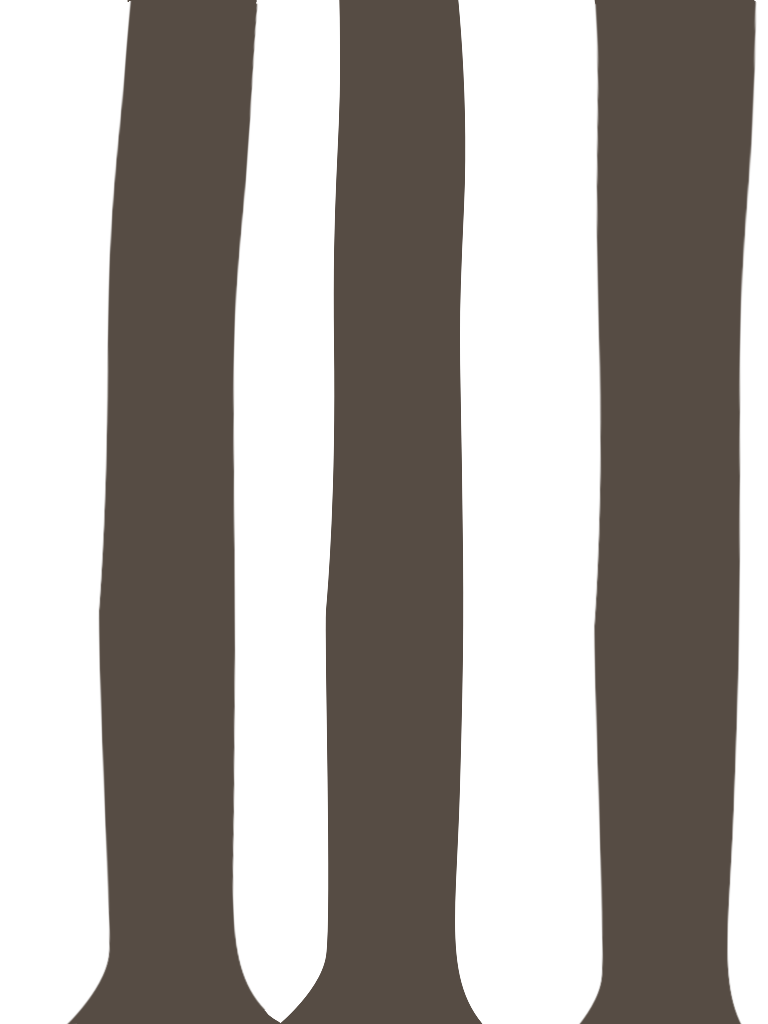
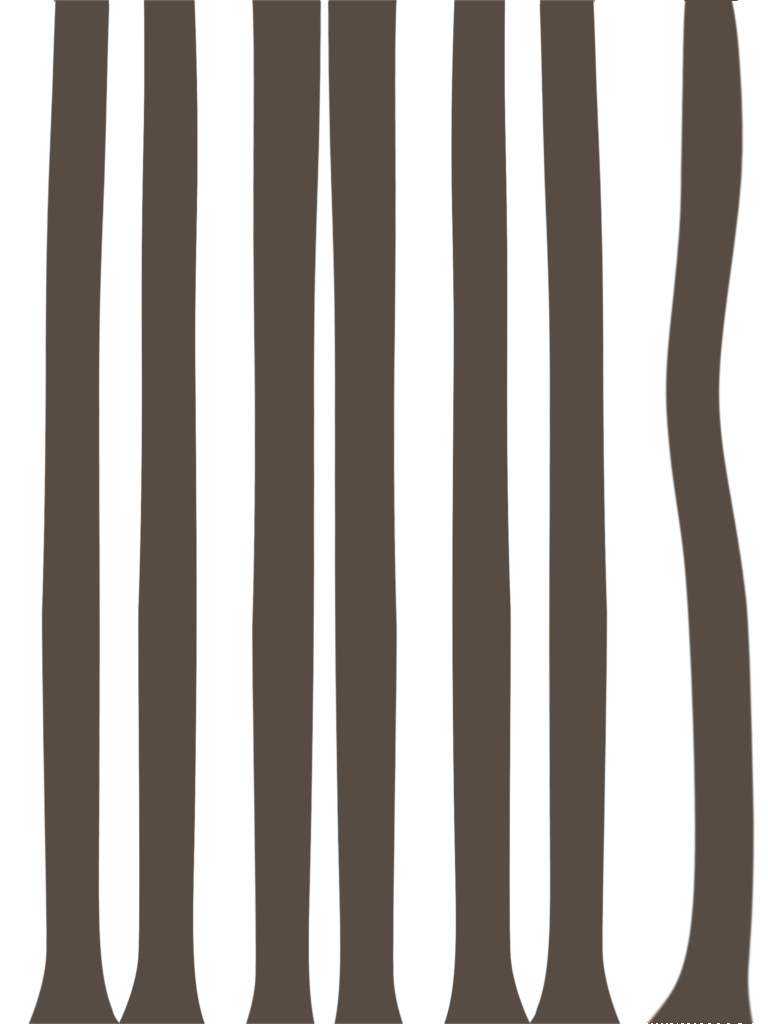
Layer changes from the first 768 x 1024 image to the second:
renamed "Plan4" to "Trees", painted on it over (x1=28, y1=0, x2=757, y2=1024)
